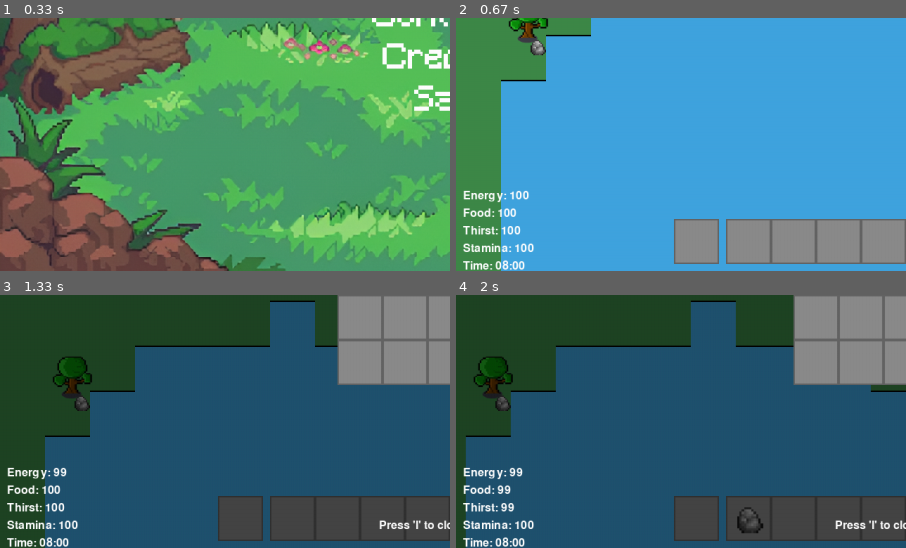
Above: before the commit, frames 1-4 (two rows, left to right).
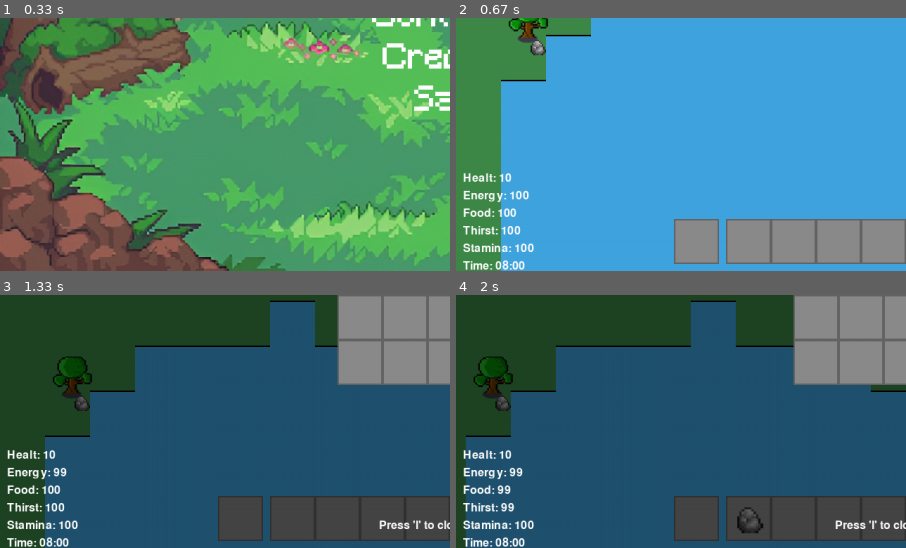
Above: after the commit, the same moments.

Repository: dede-08/survilands-pygame
Game: pygame game, started from main.py
Two runs of this game, one before a commit and one after it. Both use one fixed random seed, a clock stepped at 60 frames per second and the inputs below.
Inputs:
- Up to frame 1 (0.33 s): no input
- Up to frame 2 (0.67 s): tap Enter at 0.33 s
- Up to frame 3 (1.33 s): hold W 0.67-1.13 s; tap I at 1.17 s
- Up to frame 4 (2 s): tap E at 1.5, 1.98 s; hold D from 1.83 s (still down)
The pictures show only the part of the screen within x 0-50%, y 50-100%; the shares and areas given below are measured in that part.

Frame 1 is identical in both runs. In frame 2, 0.2% of the frame differs, in the area x 1-13%, y 61-65%; in frame 3, 0.2%; in frame 4, 0.2%.

Commit message:
sistema de recuperacion de salud implementado

Diff:
--- a/character.py
+++ b/character.py
@@ -195,11 +195,10 @@
         return pygame.transform.scale(image, (40, 40))
 
     def draw(self, screen, camera_x, camera_y):
+
         #calcular posicion en pantalla relativa a la camara
         screen_x = self.x - camera_x
         screen_y = self.y - camera_y
-
-
 
         if self.is_chopping:
             if self.current_state in [IDLE_RIGHT, WALK_RIGHT]:
@@ -378,9 +377,9 @@
                 if self.inventory.left_hand.quantity <= 0:
                     self.inventory.left_hand = None
                 #restaurar salud si comida y sed están al máximo
-                if self.food >= constants.MAX_FOOD and self.thirst >= constants.MAX_THIRST:
-                    if self.current_health < self.max_health:
-                        self.current_health += 1
+                #if self.food >= constants.MAX_FOOD and self.thirst >= constants.MAX_THIRST:
+                #    if self.current_health < self.max_health:
+                #        self.current_health += 1
                 return
             elif self.inventory.right_hand and self.inventory.right_hand.name == 'carrot':
                 self.update_food(5)
@@ -388,9 +387,9 @@
                 if self.inventory.right_hand.quantity <= 0:
                     self.inventory.right_hand = None
                 # restaurar salud si comida y sed están al máximo
-                if self.food >= constants.MAX_FOOD and self.thirst >= constants.MAX_THIRST:
-                    if self.current_health < self.max_health:
-                        self.current_health += 1
+                #if self.food >= constants.MAX_FOOD and self.thirst >= constants.MAX_THIRST:
+                #    if self.current_health < self.max_health:
+                #        self.current_health += 1
                 return
 
         for stone in world.small_stones:
@@ -491,9 +490,13 @@
         else:
             self.update_energy(constants.ENERY_INCREASE_RATE)
 
+        if self.food >= 80 and self.thirst >= 80 and self.current_health < self.max_health:
+            self.current_health += 1
+            print(f"Regenerando salud: {self.current_health}/{self.max_health}")
+
         #recuperar stamina cuando no está corriendo
         if not self.is_running:
-            self.update_stamina(STAMINA_DECREASE_RATE)
+            self.update_stamina(STAMINA_INCREASE_RATE)
 
         #actualizar estado de agua
         if world:
--- a/constants.py
+++ b/constants.py
@@ -53,7 +53,6 @@
 DAY_COLOR = (255, 255, 255)         #color blanco para el dia
 DAWN_DUSK_COLOR = (255, 193, 137)   #color anaranjado para el amanecer/atardecer
 
-
 #velocidades de disminucion de estados}
 FOOD_DECREASE_RATE = 1      #velocidad de disminucion de comida
 THIRST_DECREASE_RATE = 1    #velocidad de disminucion de sed
@@ -65,7 +64,7 @@
 WALK_SPEED = 5
 RUN_SPEED = 8
 STAMINA_DECREASE_RATE = 0.05
-STAMINA_INCREASE_RATE = 0.02
+STAMINA_INCREASE_RATE = 1
 RUN_FOOD_DECREASE_MULTIPLIER = 2.0
 RUN_THIRST_DECREASE_MULTIPLIER = 2.0
 
--- a/main.py
+++ b/main.py
@@ -111,8 +111,10 @@
 
         #dibujar personaje en el centro de la pantalla
         character.draw(screen, camera_x, camera_y)
+
         #dibujar tile al que esta apuntando el jugador
         character.draw_target_tile(screen, camera_x, camera_y)
+
         if show_inventory:
             character.draw_inventory(screen)
 
@@ -126,11 +128,14 @@
         food_text = font.render(f"Food: {int(character.food)}", True, constants.WHITE)
         thirst_text = font.render(f"Thirst: {int(character.thirst)}", True, constants.WHITE)
         stamina_text = font.render(f"Stamina: {int(character.stamina)}", True, constants.WHITE)
+        healt_text = font.render(f"Healt: {int(character.current_health)}", True, constants.WHITE)
         #añadir indicador de tiempo
         time_of_day = (world.current_time / constants.DAY_LENGTH) * 24 #convertir a formato de 24 horas
         time_text = font.render(f"Time: {int(time_of_day):02d}:00", True, constants.WHITE)
 
 
+
+        screen.blit(healt_text, (10, constants.HEIGHT - 140))
         screen.blit(energy_text, (10, constants.HEIGHT - 115))
         screen.blit(food_text, (10, constants.HEIGHT - 90))
         screen.blit(thirst_text, (10, constants.HEIGHT - 65))
